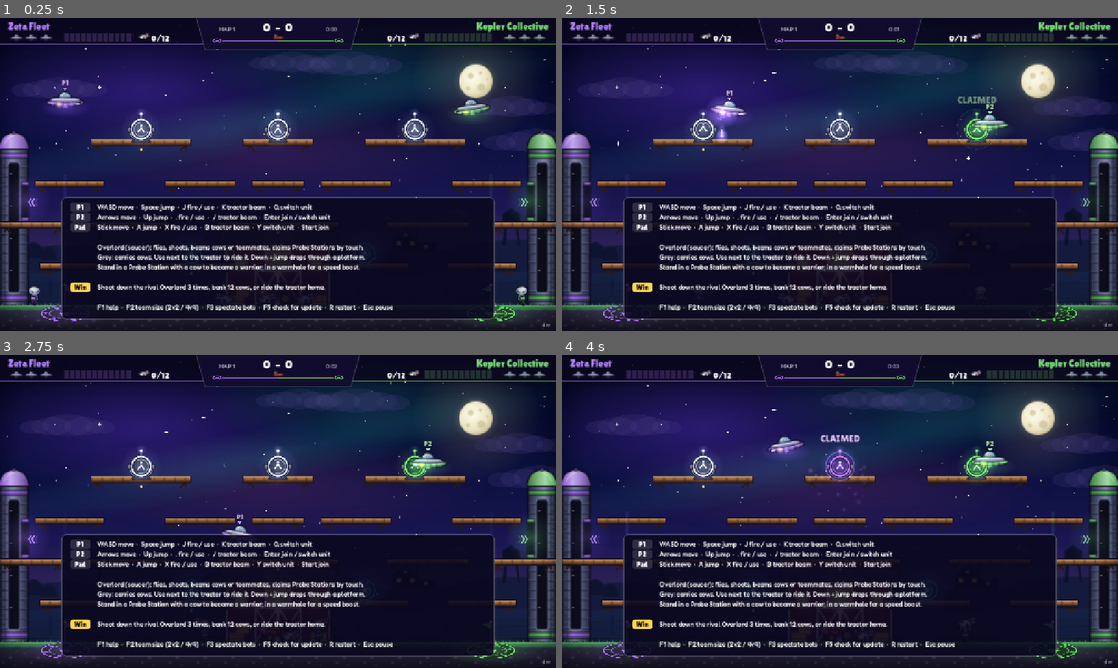
Above: before the commit, frames 1-4 (two rows, left to right).
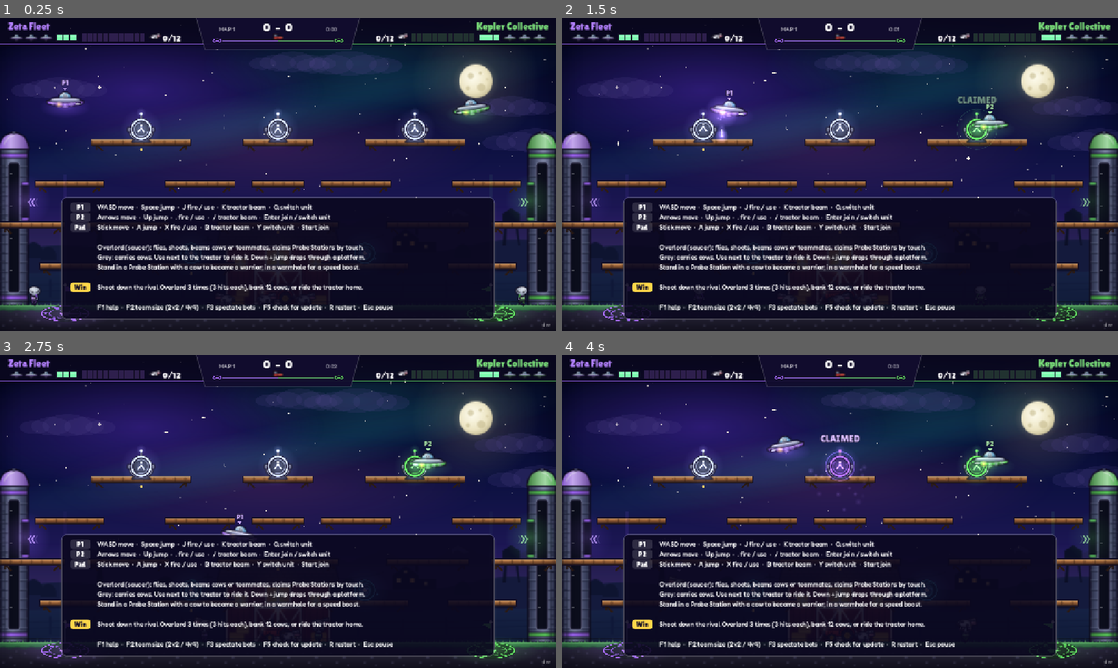
Above: after the commit, the same moments.

Repository: drewburr-labs/saucer-showdown
Game: Godot game, scene res://main.tscn
Two runs of this game, one before a commit and one after it. Both use one fixed random seed, a clock stepped at 60 frames per second and the inputs below.
Inputs:
- Up to frame 1 (0.25 s): no input
- Up to frame 2 (1.5 s): tap Enter at 0.5 s; hold D 0.53-1.28 s; tap J at 0.6 s; tap Space at 0.77 s; hold S from 1.28 s (still down); tap F at 1.35 s
- Up to frame 3 (2.75 s): tap Space at 1.52 s; release S at 2.03 s; hold D from 2.03 s (still down); tap K at 2.1 s
- Up to frame 4 (4 s): release D at 2.78 s; hold W 2.78-3.53 s; tap G at 2.85 s; tap Space at 3.02, 3.77 s; hold A from 3.53 s (still down); tap Q at 3.6 s

The runs differ from the first frame. In frame 1, 0.9% of the frame differs, in the area x 10-90%, y 4-88%; in frame 2, 0.9%; in frame 3, 0.9%; in frame 4, 0.9%.

Commit message:
Show saucer damage: scorches, smoke, sparks and a HUD hull bar
A hit flashes the saucer and throws sparks. After one hit it carries a
scorch mark and trails grey smoke; after two it has a second scorch,
dark smoke, crackling sparks, flickering lights and a wobble.

The HUD shows each Overlord's hull as three segments beside her lives
(green, yellow, then pulsing red), flashing when hit and refilling with
the respawn countdown while she's down.

Diff:
--- a/scripts/view/arena_view.gd
+++ b/scripts/view/arena_view.gd
@@ -15,6 +15,11 @@
 const SKIN := Color("aab5c6")
 const FX_LIFE := 1.1
 const GREY_SCALE := 1.12 # drawn a touch larger than the hitbox so they read at a glance
+# Where a damaged saucer shows its hits: [scorch centre, crack] in pixels from its pivot.
+const SCORCHES := [
+	[Vector2(-17, -3), [Vector2(-22, -6), Vector2(-17, -3), Vector2(-19, 1), Vector2(-14, 3)]],
+	[Vector2(18, 1), [Vector2(12, -4), Vector2(17, 0), Vector2(23, -2), Vector2(21, 4)]],
+]
 
 var sim # Sim
 var labels: Dictionary = {} # unit id -> "P1"
@@ -148,6 +153,8 @@
 				text = "CLAIMED"
 				_flash(p, 110.0, c)
 				_burst(p, 26, c.lightened(0.3), 60.0, 220.0, 0.8, true)
+			"hit":
+				_saucer_hit(sim.units[ev["id"]], p)
 			"kill":
 				if ev["kind"] == E.Kind.OVERLORD:
 					_explode(p, c, true)
@@ -272,11 +279,20 @@
 			var p := u.pos + Vector2(0, bob)
 			_light(g, p + Vector2(0, 14), 46.0, Color(c, 0.35), Vector2(1.3, 0.55))
 			var sockets := [Vector2(-28, 5.5), Vector2(-14, 8), Vector2(0, 8.8), Vector2(14, 8), Vector2(28, 5.5)]
+			var dmg := Cfg.OV_HP - u.hp
 			for k in sockets.size():
 				var on := int(_t * 8.0) % sockets.size() == k
 				var q: Vector2 = p + (sockets[k] as Vector2).rotated(rot)
 				var lc := GOLD if on else c.lightened(0.6)
-				_light(g, q, 9.0 if on else 6.0, Color(lc, 0.95 if on else 0.6))
+				var la := 0.95 if on else 0.6
+				# Hits short out the lights nearest each scorch.
+				if (dmg >= 1 and k == 1) or (dmg >= 2 and k == 3):
+					la *= 0.15 if fmod(_t * 13.0 + k * 1.7, 3.0) > 0.4 else 1.0
+				_light(g, q, 9.0 if on else 6.0, Color(lc, la))
+			for k in mini(dmg, SCORCHES.size()):
+				var fl := 0.55 + 0.45 * sin(_t * 19.0 + k * 3.0) * sin(_t * 7.0 + k)
+				var q: Vector2 = p + (SCORCHES[k][0] as Vector2).rotated(rot)
+				_light(g, q, 14.0 if dmg >= 2 else 9.0, Color(1.0, 0.5, 0.15, (0.55 if dmg >= 2 else 0.3) * fl))
 			if u.in_beam:
 				_light(g, p + Vector2(0, 10), 30.0, Color(c.lightened(0.5), 0.6))
 		else:
@@ -692,17 +708,55 @@
 	var target := clampf(u.vel.x / Cfg.OV_SPEED, -1.0, 1.0) * 0.2
 	a["rot"] = lerpf(a["rot"], target, minf(1.0, dt * 8.0))
 	a["bob"] = sin(_t * 2.4 + u.id) * 2.5
+	var dmg := Cfg.OV_HP - u.hp
+	if dmg >= 2: # limping: a nervous wobble on top of the bob
+		a["bob"] += sin(_t * 23.0 + u.id) * 1.2
+	a["hurt"] = maxf(0.0, a.get("hurt", 0.0) - dt)
 	var p := u.pos + Vector2(0, a["bob"])
-	var rot: float = a["rot"]
+	var rot: float = a["rot"] + (sin(_t * 9.0 + u.id * 2.0) * 0.06 if dmg >= 2 else 0.0)
 	if u.shield_t > 0.0:
 		var sa := 0.35 + 0.25 * sin(_t * 20.0)
 		draw_circle(p, 36.0, Color(0.7, 0.9, 1.0, sa * 0.25), true, -1.0, true)
 		draw_arc(p, 36.0, 0.0, TAU, 40, Color(1, 1, 1, sa + 0.2), 2.0, true)
 	_tex("saucer", u.team, p, Vector2(44, 30), false, rot)
+	_draw_damage(p, rot, dmg)
+	if a["hurt"] > 0.0: # white flash on a fresh hit
+		_tex("saucer", u.team, p, Vector2(44, 30), false, rot, 1.0, Color(3.0, 3.0, 3.0, a["hurt"] / 0.18))
 	# Blaster pod on the facing side
 	var pod := p + Vector2(u.facing * 30.0, 6.0).rotated(rot)
 	draw_line(pod - Vector2(u.facing * 6.0, 0).rotated(rot), pod + Vector2(u.facing * 6.0, 0).rotated(rot), INK, 6.0, true)
 	draw_line(pod - Vector2(u.facing * 6.0, 0).rotated(rot), pod + Vector2(u.facing * 5.0, 0).rotated(rot), Color("b7bfd8"), 3.0, true)
+
+
+## Scorch marks and cracks on the hull, one set per hit taken.
+func _draw_damage(p: Vector2, rot: float, dmg: int) -> void:
+	if dmg <= 0:
+		return
+	var xf := Transform2D(rot, p)
+	var soot := Color(0.08, 0.06, 0.12)
+	for k in mini(dmg, SCORCHES.size()):
+		var sc: Array = SCORCHES[k]
+		var c: Vector2 = sc[0]
+		draw_set_transform_matrix(xf)
+		draw_circle(c, 8.0, Color(soot, 0.4), true, -1.0, true)
+		draw_circle(c + Vector2(-3.0, 1.0), 4.5, Color(soot, 0.75), true, -1.0, true)
+		draw_circle(c + Vector2(2.5, 0.0), 5.0, Color(soot, 0.85), true, -1.0, true)
+		draw_polyline(PackedVector2Array(sc[1]), INK, 2.0, true)
+		draw_circle(c + Vector2(1.0, 0.0), 1.6, Color(1.0, 0.55, 0.2, 0.9), true, -1.0, true)
+		draw_set_transform(Vector2.ZERO)
+
+
+func _saucer_hit(u: E.Unit, p: Vector2) -> void:
+	var a: Dictionary = _anim.get_or_add(u.get_instance_id(), {"rot": 0.0, "bob": 0.0})
+	a["hurt"] = 0.18
+	_flash(p, 80.0, Color(1.0, 0.85, 0.5))
+	for i in 22:
+		var v := Vector2.from_angle(_rng.randf() * TAU) * _rng.randf_range(120.0, 340.0)
+		_part(p, v, _rng.randf_range(0.25, 0.6), _rng.randf_range(1.2, 2.4), Color(1.0, _rng.randf_range(0.65, 0.95), 0.35), true, 600.0, 0.0, 2.5)
+	for i in 6:
+		var v := Vector2(_rng.randf_range(-40.0, 40.0), _rng.randf_range(-60.0, -15.0))
+		_part(p, v, _rng.randf_range(0.7, 1.1), _rng.randf_range(4.0, 7.0), Color(0.35, 0.33, 0.45, 0.6), false, -20.0, 1.5, 1.0)
+	_shake = maxf(_shake, 3.5)
 
 
 func _draw_label(u: E.Unit) -> void:
@@ -805,6 +859,8 @@
 			_part(u.pos + Vector2(-u.facing * 8.0, 10.0), Vector2(-u.facing * 30.0, -10.0), 0.35, 2.0, CYAN, true)
 		if u.kind == E.Kind.GREY and u.warrior and not u.grounded and u.in_jump and u.hover_fuel > 0.0 and _rng.randf() < 0.6 * rate:
 			_part(u.pos + Vector2(0, 22), Vector2(_rng.randf_range(-20.0, 20.0), 120.0), 0.3, 2.0, Color(1.0, 0.6, 0.2), true)
+		if u.kind == E.Kind.OVERLORD and u.hp < Cfg.OV_HP:
+			_damage_trail(u, rate)
 		if u.kind == E.Kind.OVERLORD and u.in_beam and _rng.randf() < 0.5 * rate:
 			var bottom := minf(u.pos.y + Cfg.BEAM_RANGE, Cfg.GROUND_Y)
 			var q := Vector2(u.pos.x + _rng.randf_range(-Cfg.BEAM_HALF_W, Cfg.BEAM_HALF_W) * 0.8, _rng.randf_range(u.pos.y + 20.0, bottom))
@@ -813,6 +869,27 @@
 		if _rng.randf() < 0.15 * rate:
 			var off := Vector2.from_angle(_rng.randf() * TAU) * 30.0
 			_part(p + off, -off * 1.6, 0.6, 1.5, CYAN, true, 0.0, -0.5)
+
+
+## A damaged saucer trails smoke from each scorch; badly damaged, it also
+## spits sparks.
+func _damage_trail(u: E.Unit, rate: float) -> void:
+	var dmg := Cfg.OV_HP - u.hp
+	var a: Dictionary = _anim.get(u.get_instance_id(), {})
+	var p: Vector2 = u.pos + Vector2(0, a.get("bob", 0.0))
+	var rot: float = a.get("rot", 0.0)
+	var heavy := dmg >= 2
+	for k in mini(dmg, SCORCHES.size()):
+		var q: Vector2 = p + (SCORCHES[k][0] as Vector2).rotated(rot)
+		if _rng.randf() < (0.5 if heavy else 0.3) * rate:
+			var shade := _rng.randf_range(0.18, 0.28) if heavy else _rng.randf_range(0.4, 0.5)
+			_part(q + Vector2(_rng.randf_range(-3.0, 3.0), -2.0), Vector2(_rng.randf_range(-10.0, 10.0) - u.vel.x * 0.15, -35.0),
+				_rng.randf_range(0.9, 1.4), _rng.randf_range(2.5, 4.0) if heavy else _rng.randf_range(2.0, 3.0),
+				Color(shade, shade * 0.95, shade * 1.15, 0.55), false, -15.0, 2.0, 0.6)
+		if heavy and _rng.randf() < 0.14 * rate:
+			for i in _rng.randi_range(2, 4):
+				var v := Vector2.from_angle(_rng.randf_range(-PI, 0.0)) * _rng.randf_range(60.0, 170.0)
+				_part(q, v, _rng.randf_range(0.2, 0.45), 1.3, Color(1.0, _rng.randf_range(0.7, 0.95), 0.4), true, 650.0)
 
 
 ## Muzzle flashes for bolts fired since last frame.
--- a/scripts/view/hud.gd
+++ b/scripts/view/hud.gd
@@ -1,5 +1,5 @@
 extends Node2D
-## Top bar (Overlord lives, silo count, tractor route, map score), plus the
+## Top bar (Overlord lives and hull, silo count, tractor route, map score), plus the
 ## win banner and the controls overlay.
 
 const Cfg = preload("res://scripts/sim/config.gd")
@@ -19,7 +19,7 @@
 	["", "Grey: carries cows. Use next to the tractor to ride it. Down + jump drops through a platform."],
 	["", "Stand in a Probe Station with a cow to become a warrior; in a wormhole for a speed boost."],
 	["", ""],
-	["Win", "Shoot down the rival Overlord 3 times, bank 12 cows, or ride the tractor home."],
+	["Win", "Shoot down the rival Overlord 3 times (3 hits each), bank 12 cows, or ride the tractor home."],
 	["", ""],
 	["", "F1 help  ·  F2 team size (2v2 / 4v4)  ·  F3 spectate bots  ·  F5 check for update  ·  R restart  ·  Esc pause"],
 ]
@@ -28,6 +28,8 @@
 var _font: Font
 var _title: Font
 var _t := 0.0
+var _last_hp := [-1, -1]
+var _hp_flash := [0.0, 0.0] # per team, counts down after a hit
 
 
 func _ready() -> void:
@@ -38,6 +40,8 @@
 
 func _process(delta: float) -> void:
 	_t += delta
+	for team in 2:
+		_hp_flash[team] = maxf(0.0, _hp_flash[team] - delta)
 	queue_redraw()
 
 
@@ -95,10 +99,12 @@
 		if not alive:
 			draw_line(Vector2(px - 9, 39), Vector2(px + 9, 51), Color("ff5a7a"), 2.5, true)
 
+	_draw_hull(sim, team, x, left)
+
 	# Silo pips
 	var banked: int = sim.silo[team]
 	for i in Cfg.SILO_GOAL:
-		var px := (x + 130.0 + 13.0 * i) if left else (x + 420.0 - 130.0 - 13.0 * i - 10.0)
+		var px := (x + 172.0 + 12.0 * i) if left else (x + 420.0 - 172.0 - 12.0 * i - 10.0)
 		var r := Rect2(px, 37, 10, 16)
 		draw_rect(r.grow(1.5), INK)
 		if i < banked:
@@ -107,13 +113,55 @@
 		else:
 			draw_rect(r, Color(c, 0.18))
 	var cow := Art.tex("cow")
-	var cx := (x + 296.0) if left else (x + 420.0 - 296.0 - 30.0)
+	var cx := (x + 322.0) if left else (x + 420.0 - 322.0 - 30.0)
 	draw_set_transform(Vector2(cx + 15, 45), 0.0, Vector2(0.55, 0.55) / Art.RS)
 	draw_texture(cow, -Vector2(22, 22) * Art.RS)
 	draw_set_transform(Vector2.ZERO)
 	var count := "%d/%d" % [banked, Cfg.SILO_GOAL]
 	var tx := (cx + 34.0) if left else (cx - 74.0)
 	_text(_title, Vector2(tx, 53), count, 19, Color.WHITE, HORIZONTAL_ALIGNMENT_LEFT if left else HORIZONTAL_ALIGNMENT_RIGHT, 70.0, true)
+
+
+## The current saucer's health, as segments beside the lives. While she's
+## down it refills with the respawn countdown.
+func _draw_hull(sim: Sim, team: int, x: float, left: bool) -> void:
+	var o = sim.overlord(team)
+	var hp: int = o.hp if o.alive else 0
+	if _last_hp[team] >= 0 and hp < _last_hp[team]:
+		_hp_flash[team] = 0.35
+	_last_hp[team] = hp
+	var seg := 14.0
+	var gap := 2.0
+	var w := seg * Cfg.OV_HP + gap * (Cfg.OV_HP - 1)
+	var x0 := (x + 112.0) if left else (x + 420.0 - 112.0 - w)
+	var r := Rect2(x0, 39, w, 12)
+	var shake: Vector2 = Vector2(sin(_t * 80.0), 0.0) * 2.0 * (_hp_flash[team] / 0.35)
+	r.position += shake
+	draw_rect(r.grow(2.0), INK)
+	var col := Color("7dffb0")
+	if hp == 2:
+		col = Color("ffd84a")
+	elif hp <= 1:
+		col = Color("ff5a7a").lerp(Color("ffb0c0"), 0.5 + 0.5 * sin(_t * 10.0))
+	var refill := 0.0
+	if not o.alive:
+		refill = clampf(1.0 - o.respawn_t / Cfg.OV_RESPAWN, 0.0, 1.0) * Cfg.OV_HP
+	for i in Cfg.OV_HP:
+		# Fill from the side nearest the lives, so hits eat from the outside in.
+		var k := i if left else Cfg.OV_HP - 1 - i
+		var sr := Rect2(r.position.x + (seg + gap) * k, r.position.y, seg, r.size.y)
+		if i < hp:
+			draw_rect(sr, col)
+			draw_rect(Rect2(sr.position.x, sr.position.y + 1, sr.size.x, 3), Color(1, 1, 1, 0.35))
+		else:
+			draw_rect(sr, Color(0.25, 0.22, 0.35, 0.6))
+			var part := clampf(refill - i, 0.0, 1.0)
+			if part > 0.0:
+				var pw := sr.size.x * part
+				var px := sr.position.x if left else sr.end.x - pw
+				draw_rect(Rect2(px, sr.position.y, pw, sr.size.y), Color(1, 1, 1, 0.22))
+	if _hp_flash[team] > 0.0:
+		draw_rect(r.grow(2.0), Color(1, 1, 1, 0.6 * _hp_flash[team] / 0.35), false, 2.0)
 
 
 func _draw_route(sim: Sim) -> void:
